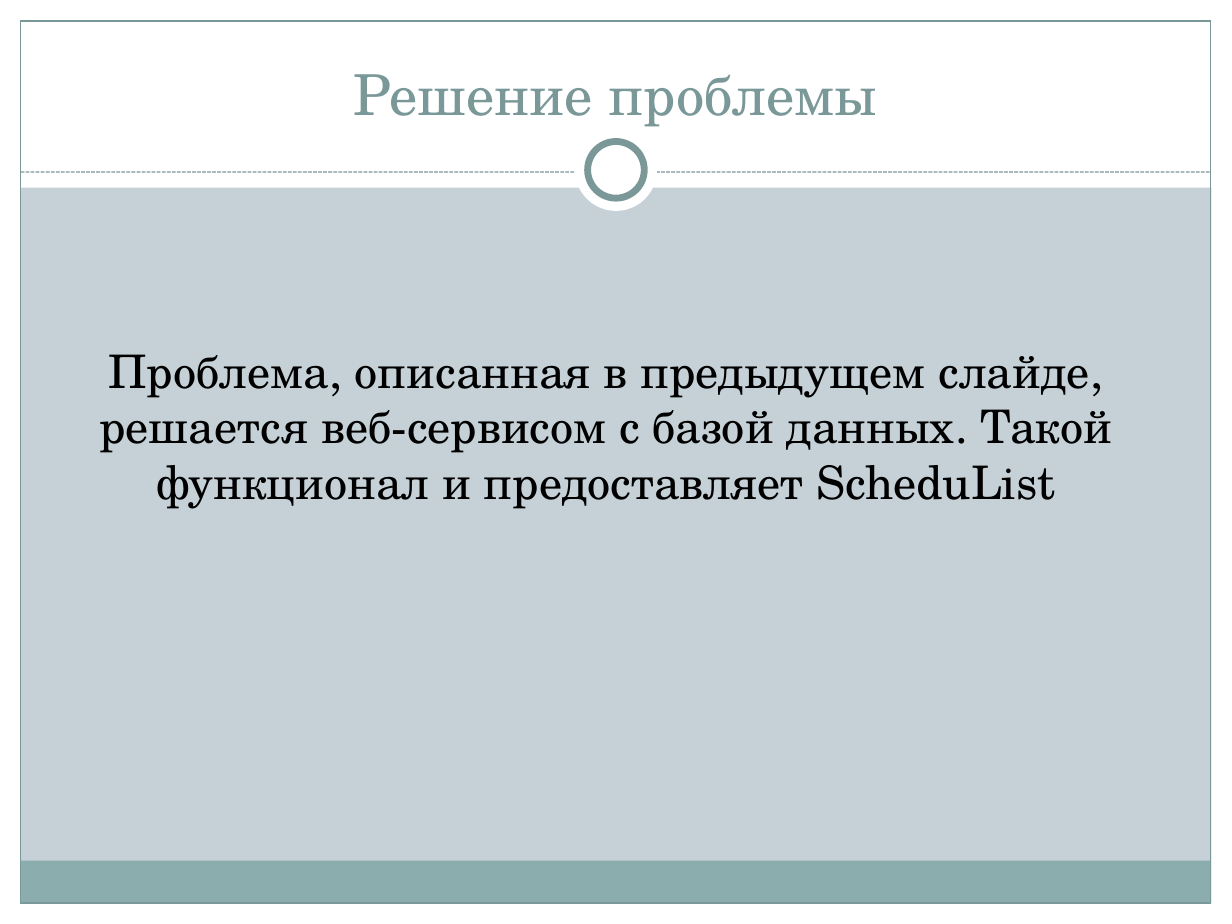
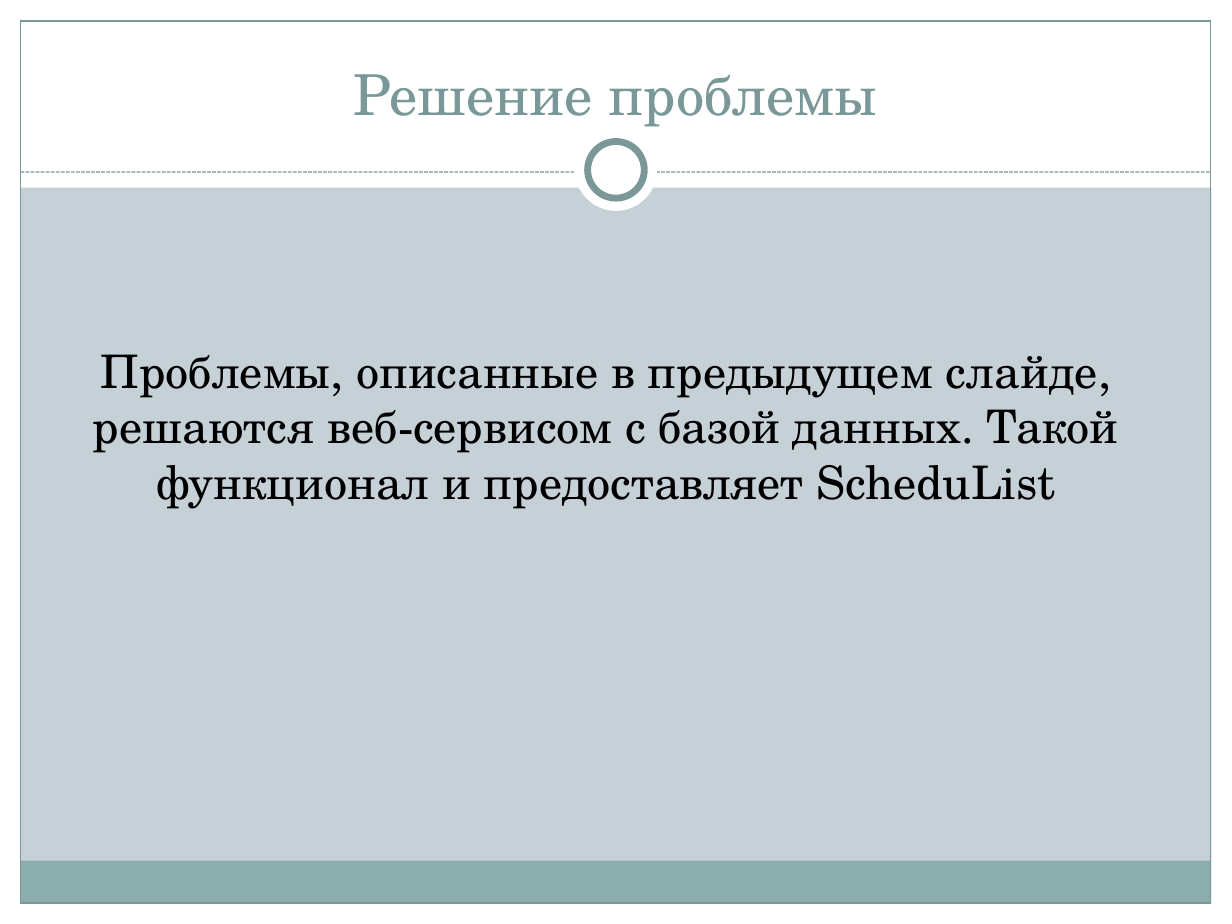
Before and after one commit to asyapfly/istu-lab-upp-2018-2019, a slide deck: slide 3 of Альмакеев_Романов_Касимов_ScheduList/Презентация проекта.pptx. Drawn at 1232x924 pixels with LibreOffice and Linux fonts; fonts in the diff are those of the drawing. Boxes give left, top, right and bottom in pixels: in the first picture for what was removed or moved away, otherwise in the second. Text is boxed around its words. In the diff, an @@ line names an element or a change of style, - is before the commit and + after.

Commit message:
[ScheduList] Fix first lab

```diff
--- a/Альмакеев_Романов_Касимов_ScheduList/Презентация проекта.pptx
+++ b/Альмакеев_Романов_Касимов_ScheduList/Презентация проекта.pptx
@@ text at [93,354,1119,509]: text changed @@
-Проблема, описанная в предыдущем слайде, решается веб-сервисом с базой данных. Такой функционал и предоставляет ScheduList
+Проблемы, описанные в предыдущем слайде, решаются веб-сервисом с базой данных. Такой функционал и предоставляет ScheduList
```
Also in this commit, not shown: 3 slides added, 3 slides removed, 1 other file.
